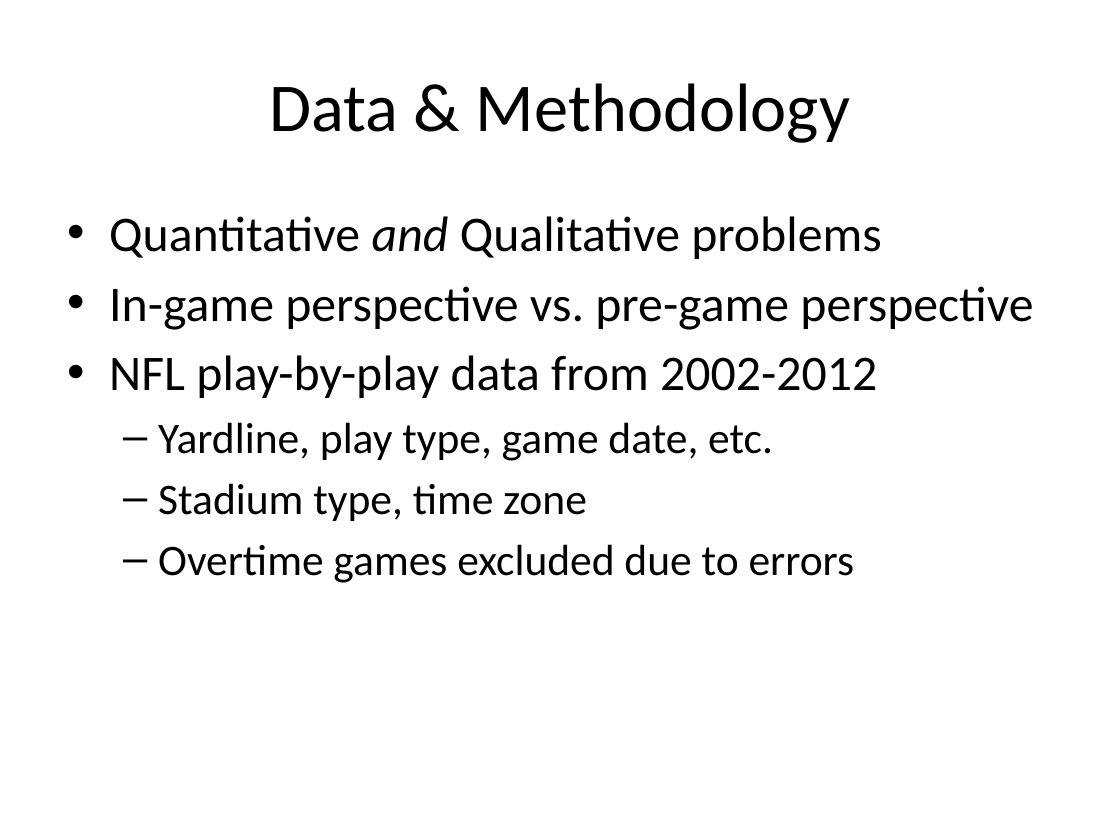
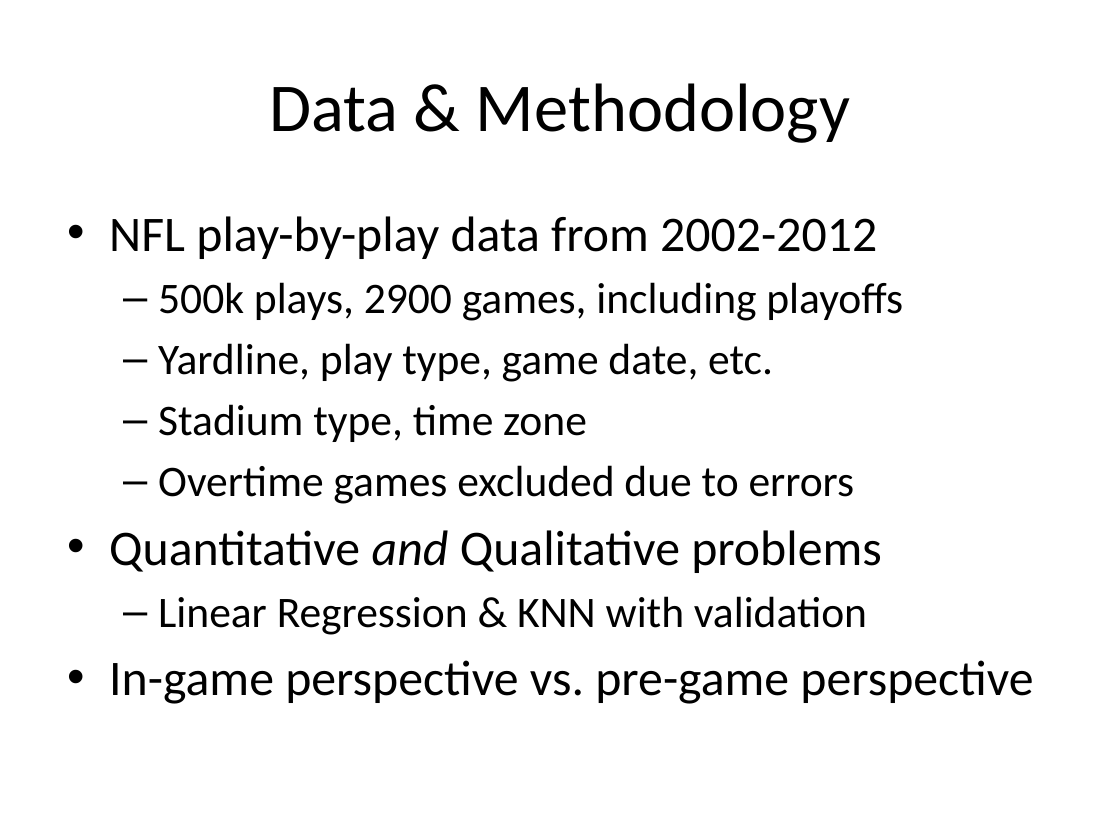
Before and after one commit to Patdog86/GA_NFL, a slide deck: slide 3 of Understanding the NFL.pptx. Drawn at 1120x840 pixels with LibreOffice and Linux fonts; fonts in the diff are those of the drawing; background and template pictures are left out. Boxes give left, top, right and bottom in pixels: in the first picture for what was removed or moved away, otherwise in the second. Text is boxed around its words. In the diff, an @@ line names an element or a change of style, - is before the commit and + after.

```diff
--- a/Understanding the NFL.pptx
+++ b/Understanding the NFL.pptx
@@ text at bbox=[109, 216, 1033, 330]: paragraphs removed @@
-• Quantitative and Qualitative problems
-• In-game perspective vs. pre-game perspective
@@ text at bbox=[158, 282, 903, 321]: paragraph added @@
+  – 500k plays, 2900 games, including playoffs
@@ text at bbox=[109, 530, 1033, 704]: paragraphs added @@
+• Quantitative and Qualitative problems
+  – Linear Regression & KNN with validation
+• In-game perspective vs. pre-game perspective
```
Also in this commit, not shown: 5 other slides changed, 1 slide added.
